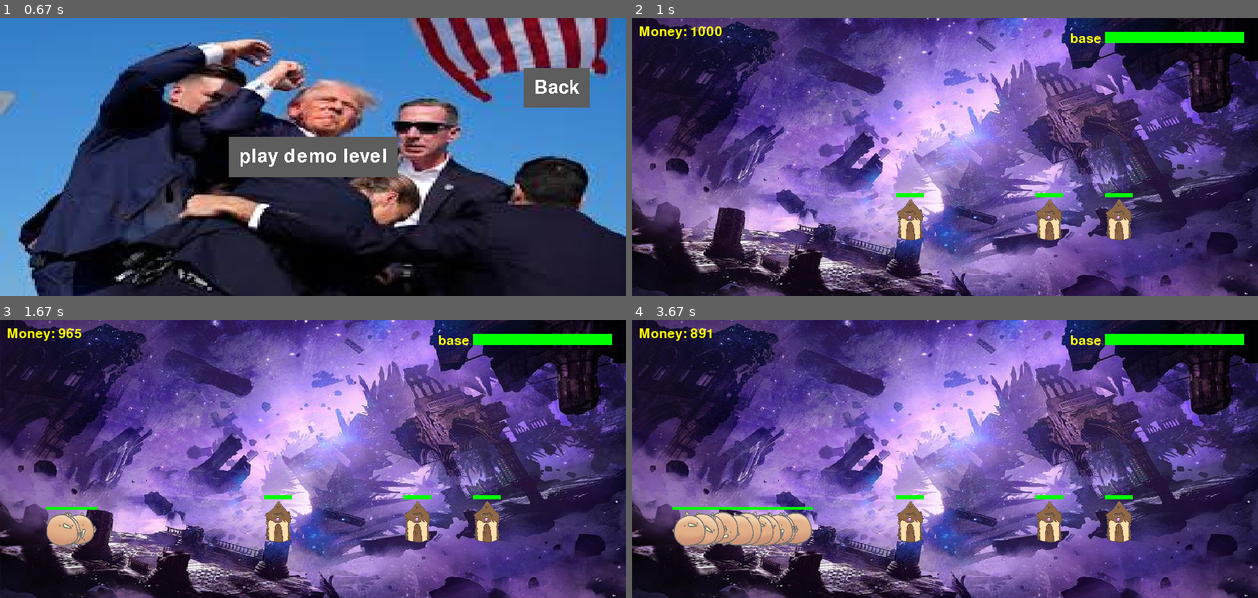
Above: before the commit, frames 1-4 (two rows, left to right).
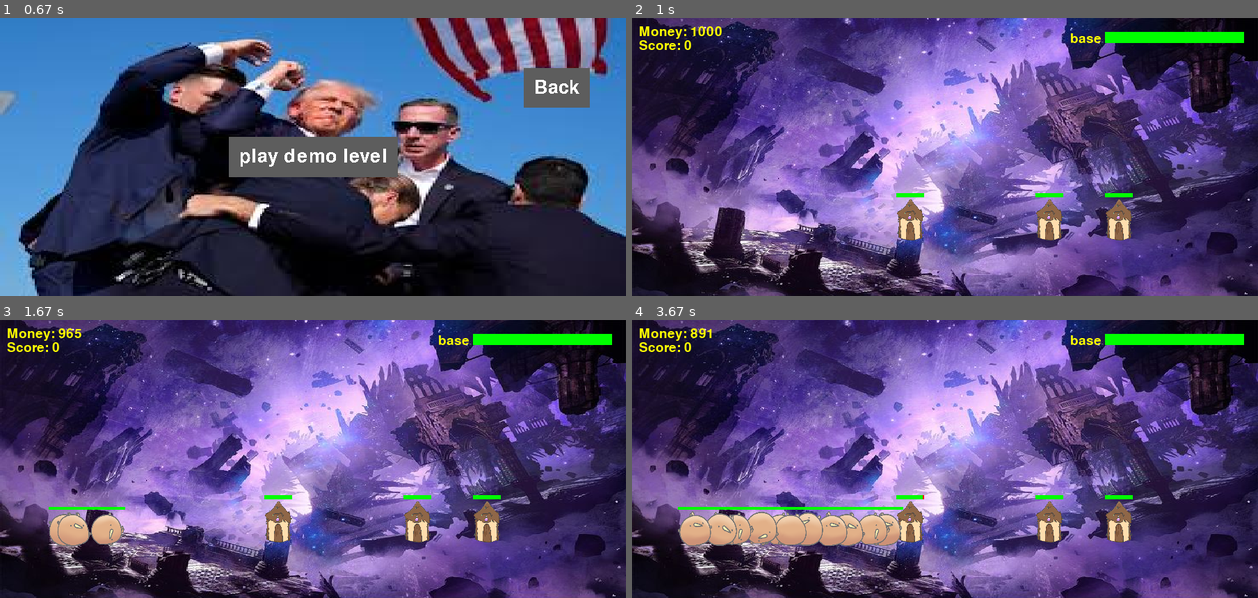
Above: after the commit, the same moments.

Repository: kerothefrog/Actual_Pygame
Game: pygame game, started from main.py
The game is run twice, just before and just after one commit, with the same random seed, the same clock (stepped at 60 frames per second) and the same inputs.
Inputs (mouse positions are in pixels of both pictures, inside the frame that each line leads up to):
- Up to frame 1 (0.67 s): click "Play" at 0.38 s
- Up to frame 2 (1 s): click (951, 173) at 0.72 s
- Up to frame 3 (1.67 s): tap Space at 1, 1.4 s; hold M from 1.33 s (still down)
- Up to frame 4 (3.67 s): tap Space at 1.7, 1.9, 2.2, 2.4, 2.73, 3.03, 3.23, 3.53 s; release M at 1.8 s

Frame 1 is identical in both runs. In frame 2, 0.1% of the frame differs, in the area x 1-10%, y 8-12%; in frame 3, 1.0%; in frame 4, 2.9%, in the area x 1-47%, y 8-82%.

Commit message:
added score and new characters/animations

Diff:
--- /dev/null
+++ b/g_var.py
@@ -0,0 +1,2 @@
+player_money = 1000
+score = 0
--- a/gameplay.py
+++ b/gameplay.py
@@ -1,5 +1,5 @@
 import pygame, time, os, random, sys
-from button import Interactive_button
+import g_var
 
 
 # --- 初始化 ---
@@ -21,9 +21,10 @@
     YELLOW = (255, 255, 0)
 
     # --- 遊戲參數 ---
-    player_money = 1000
     last_income_time = time.time()
-    BASE_HP = 200
+    BASE_HP = 100
+    g_var.player_money = 1000
+    g_var.score = 0
 
 
     # --- 圖片路徑 ---
@@ -130,19 +131,18 @@
         def update(self, enemies):
             now = time.time()
             # 找目標：先敵人，再塔
-            if not self.target or getattr(self.target,'hp',0)<=0:
-                self.target=None
-                for e in enemies:
-                    distance = e.rect.x - self.rect.x
+            self.target=None
+            for e in enemies:
+                distance = e.rect.x - self.rect.x
+                if 0 < distance <= self.attack_range:
+                    self.target = e
+                    break
+            if self.target is None:
+                for t in towers:
+                    distance = t.rect.x - self.rect.x
                     if 0 < distance <= self.attack_range:
-                        self.target = e
+                        self.target = t
                         break
-                if self.target is None:
-                    for t in towers:
-                        distance = t.rect.x - self.rect.x
-                        if 0 < distance <= self.attack_range:
-                            self.target = t
-                            break
 
             # 攻擊
             if self.target and now - self.last_attack_time >= self.attack_speed:
@@ -182,13 +182,25 @@
             pygame.draw.rect(surface, GREEN, (self.rect.x, self.rect.y - 6, bar_width*ratio, bar_height))
 
     class Enemy(pygame.sprite.Sprite):
-        def __init__(self, x, y, hp=30, attack=3):
+        def __init__(self, x, y,images_walk, images_attack, score_when_killed, hp=30, attack=3):
             super().__init__()
-            self.image = enemy_image
+            self.images_walk = images_walk      # 走路動畫圖片列表
+            self.images_attack = images_attack  # 攻擊動畫圖片列表
+            self.image_index = 0
+            self.image = self.images_walk[self.image_index]
+            self.image=pygame.transform.scale(self.image,(50,50))
+            self.image=pygame.transform.flip(self.image,1,0)
             self.rect = self.image.get_rect(midright=(x,y))
             self.hp = hp
+
+            self.hp_full=hp
             self.attack = attack
             self.last_attack_time = time.time()
+            self.last_frame_time = time.time()
+            self.frame_interval = 0.2  # 每0.2秒換一張圖片//
+            self.state = "walk"  # "walk" 或 "attack”
+            self.score_when_killed = score_when_killed
+
 
         def update(self, allies):
             now = time.time()
@@ -204,13 +216,33 @@
             else:
                 self.rect.x -= 1
             if self.hp <=0:
+                g_var.score += self.score_when_killed
                 self.kill()
+
+            if target:
+                self.state = "attack"
+            else:
+                self.state = "walk"
+            self.update_animation()
+
 
         def draw_health(self, surface):
             bar_width = self.rect.width
             bar_height = 4
             pygame.draw.rect(surface, RED, (self.rect.x, self.rect.y - 6, bar_width, bar_height))
-            pygame.draw.rect(surface, GREEN, (self.rect.x, self.rect.y - 6, bar_width*max(self.hp/30,0), bar_height))
+            pygame.draw.rect(surface, GREEN, (self.rect.x, self.rect.y - 6, bar_width*max(self.hp/self.hp_full,0), bar_height))
+
+        def update_animation(self):
+            now = time.time()
+            if now - self.last_frame_time > self.frame_interval:
+                self.image_index = (self.image_index + 1) % (len(self.images_walk) if self.state=="walk" else len(self.images_attack))
+                self.image = self.images_walk[self.image_index] if self.state=="walk" else self.images_attack[self.image_index]
+                self.image=pygame.transform.scale(self.image,(50,50))
+                self.image=pygame.transform.flip(self.image,1,0)
+                self.last_frame_time = now
+
+
+
 
     class Tower(pygame.sprite.Sprite):
         def __init__(self,x,y,hp=100):
@@ -223,6 +255,7 @@
         def take_damage(self,dmg):
             self.hp -= dmg
             if self.hp <=0:
+                g_var.score += 200
                 self.kill()
 
         def draw_health(self,surface):
@@ -251,20 +284,71 @@
         # 每秒加錢
         now = time.time()
         if now - last_income_time >= 1:
-            player_money += 3
+            g_var.player_money += 3
             last_income_time = now
 
         # 事件
         for event in pygame.event.get():
+
             if event.type==pygame.QUIT:
+
                 pygame.quit()
                 sys.exit()
+
             if event.type == enemy_spawn:   #enemy spawning
+
                 for i in range(int(pygame.time.get_ticks()/30000)+1):
-                    enemies.add(Enemy(WIDTH + (random.randint(100,400)), 300))
+                    temp = random.randint(0,3)
+                    if temp==0:
+
+                        enemies.add(Enemy(
+                            x=WIDTH + (random.randint(100,400)),
+                            y=300,
+                            images_walk = [pygame.image.load(f"mushrooms/mushroom_walk_{i}.png") for i in range(1,4)],
+                            images_attack = [pygame.image.load(f"mushrooms/mushroom_walk_{i}.png") for i in range(1,4)],
+                            hp=10,
+                            score_when_killed=20
+                        ))
+
+                    elif temp ==1:
+
+                        enemies.add(Enemy(
+                            x=WIDTH + (random.randint(100,400)),
+                            y=300,
+                            images_walk = [pygame.image.load(f"mushrooms/mushroom2_walk_{i}.png") for i in range(1,4)],
+                            images_attack = [pygame.image.load(f"mushrooms/mushroom2_walk_{i}.png") for i in range(1,4)],
+                            hp=25,
+                            score_when_killed=50
+                        ))
+
+                    elif temp ==2:
+
+                        enemies.add(Enemy(
+                            x=WIDTH + (random.randint(100,400)),
+                            y=300,
+                            images_walk = [pygame.image.load(f"mushrooms/mushroom3_walk_{i}.png") for i in range(1,8)],
+                            images_attack = [pygame.image.load(f"mushrooms/mushroom3_walk_{i}.png") for i in range(1,8)],
+                            hp=40,
+                            score_when_killed=80
+                        ))
+
+                    else:
+
+                        enemies.add(Enemy(
+                            x=WIDTH + (random.randint(100,400)),
+                            y=300,
+                            images_walk = [pygame.image.load(f"mushrooms/mushroom4_walk_{i}.png") for i in range(1,7)],
+                            images_attack = [pygame.image.load(f"mushrooms/mushroom4_walk_{i}.png") for i in range(1,7)],
+                            hp=15,
+                            score_when_killed=30
+                        ))
+
             if event.type==pygame.KEYDOWN:
+
                 if event.key==pygame.K_SPACE:
-                    if player_money >= 10:
+
+                    if g_var.player_money >= 10:
+
                         walk_images = [pygame.image.load(f"birdani/kiwi_bird_{i}.png") for i in range(1,9)]
                         melee_attack_images = [pygame.image.load(f"birdani/kiwi_bird_jump_{i}.png") for i in range(1,8)]
                         allies.add(Unit(
@@ -276,12 +360,16 @@
                             attack_speed=0.8,
                             hp=40,
                             range_type="melee",
-                            move_speed=1.0,
+                            move_speed=2.0,
                             attack_range=40
                         ))
-                        player_money -=10
+
+                        g_var.player_money -=10
+
                 elif event.key==pygame.K_m:
-                    if player_money >= 15:
+
+                    if g_var.player_money >= 15:
+
                         walk_images = [pygame.image.load(f"birdani/kiwi_bird_{i}.png") for i in range(1,9)]
                         ranged_attack_image = [pygame.image.load(f"birdani/kiwi_bird_attack_{i}.png") for i in range(1,5)]
                         allies.add(Unit(
@@ -293,9 +381,9 @@
                             attack_speed=0.5,
                             hp=25,
                             range_type="ranged",
-                            move_speed=1.2,
+                            move_speed=0.5,
                             attack_range=150))
-                        player_money -=15
+                        g_var.player_money -=15
 
         # 更新
         allies.update(enemies)
@@ -313,18 +401,22 @@
         if BASE_HP <=0:
             screen.fill((200,0,0))
             game_over_text = font.render("Lose", True, WHITE)
-            screen.blit(game_over_text, (WIDTH//2 - 150, HEIGHT//2))
+            game_over_score_text = font.render(f"Your score: {g_var.score}", True, WHITE)
+            screen.blit(game_over_text, (WIDTH//2 , HEIGHT//2))
+            screen.blit(game_over_score_text,(WIDTH//2, HEIGHT//2 +50))
             pygame.display.flip()
-            pygame.time.wait(3000)
+            pygame.time.wait(1000)
             running = False
 
         # 胜利判定
         if len(towers) == 0:
             screen.fill((0,200,0))
             win_text = font.render("Win", True, WHITE)
+            game_over_score_text = font.render(f"Your score: {g_var.score}", True, WHITE)
             screen.blit(win_text, (WIDTH//2 , HEIGHT//2))
+            screen.blit(game_over_score_text,(WIDTH//2, HEIGHT//2 +50))
             pygame.display.flip()
-            pygame.time.wait(3000)
+            pygame.time.wait(1000)
             running = False
 
         # 繪製
@@ -344,14 +436,19 @@
         for t in towers:
             t.draw_health(screen)
 
-        # 顯示金錢和基地HP
-        money_text = font.render(f"Money: {player_money}", True, YELLOW)
+        # 顯示金錢
+        money_text = font.render(f"Money: {g_var.player_money}", True, YELLOW)
         screen.blit(money_text, (10,10))
+
+        # draw base hp box
         pygame.draw.rect(screen, RED, (WIDTH-220, 20, 200, 16))
-        pygame.draw.rect(screen, GREEN, (WIDTH-220, 20, 200*(BASE_HP/200), 16))
+        pygame.draw.rect(screen, GREEN, (WIDTH-220, 20, 200*(BASE_HP/100), 16))
         screen.blit(font.render("base", True, YELLOW), (WIDTH-270,20))
 
+        # draw score text
+        score_text = font.render(f"Score: {g_var.score}", True, YELLOW)
+        screen.blit(score_text, (10,30))
+
         pygame.display.flip()
 
-    # pygame.quit()
     return
--- a/main.py
+++ b/main.py
@@ -3,6 +3,7 @@
 from settings import Settings
 from main_menu import MainMenu
 from credits import Credits
+from gameplay import play_game
 
 def get_class(state:str):
     if state == 'start menu':
@@ -13,6 +14,10 @@
         return main_menu
     elif state == 'credits':
         return credits
+    elif state == 'gameplay':
+        play_game(screen=screen)
+        state = 'main_menu'
+        return main_menu
     else:
         raise ValueError('Invalid state')
 
--- a/main_menu.py
+++ b/main_menu.py
@@ -1,6 +1,5 @@
 import pygame
 from button import Interactive_button
-from gameplay import play_game
 
 class MainMenu:
     def __init__(self, screen:pygame.Surface):
@@ -41,7 +40,6 @@
         if self.back_button.sprite.is_pressed():
             return 'start menu'
         if self.play_demo_button.sprite.is_pressed():
-            play_game(screen=self.screen)
-            return 'main_menu'
+            return 'gameplay'
         else:
             return 'main_menu'
Renamed: mushrooms/香菇2_20250429134932.png -> mushrooms/mushroom2_walk_1.png
Renamed: mushrooms/香菇2_20250429134934.png -> mushrooms/mushroom2_walk_2.png
Renamed: mushrooms/香菇2_20250429134936.png -> mushrooms/mushroom2_walk_3.png
Renamed: mushrooms/香菇3_20250429135049.png -> mushrooms/mushroom3_walk_1.png
Renamed: mushrooms/香菇3_20250429135051.png -> mushrooms/mushroom3_walk_2.png
Renamed: mushrooms/香菇3_20250429135053.png -> mushrooms/mushroom3_walk_3.png
Renamed: mushrooms/香菇3_20250429135055.png -> mushrooms/mushroom3_walk_4.png
Renamed: mushrooms/香菇3_20250429135057.png -> mushrooms/mushroom3_walk_5.png
Renamed: mushrooms/香菇3_20250429135059.png -> mushrooms/mushroom3_walk_6.png
Renamed: mushrooms/香菇3_20250429135101.png -> mushrooms/mushroom3_walk_7.png
Renamed: mushrooms/香菇4_20250429135139.png -> mushrooms/mushroom4_walk_1.png
Renamed: mushrooms/香菇4_20250429135141.png -> mushrooms/mushroom4_walk_2.png
(and 18 more such lines)
